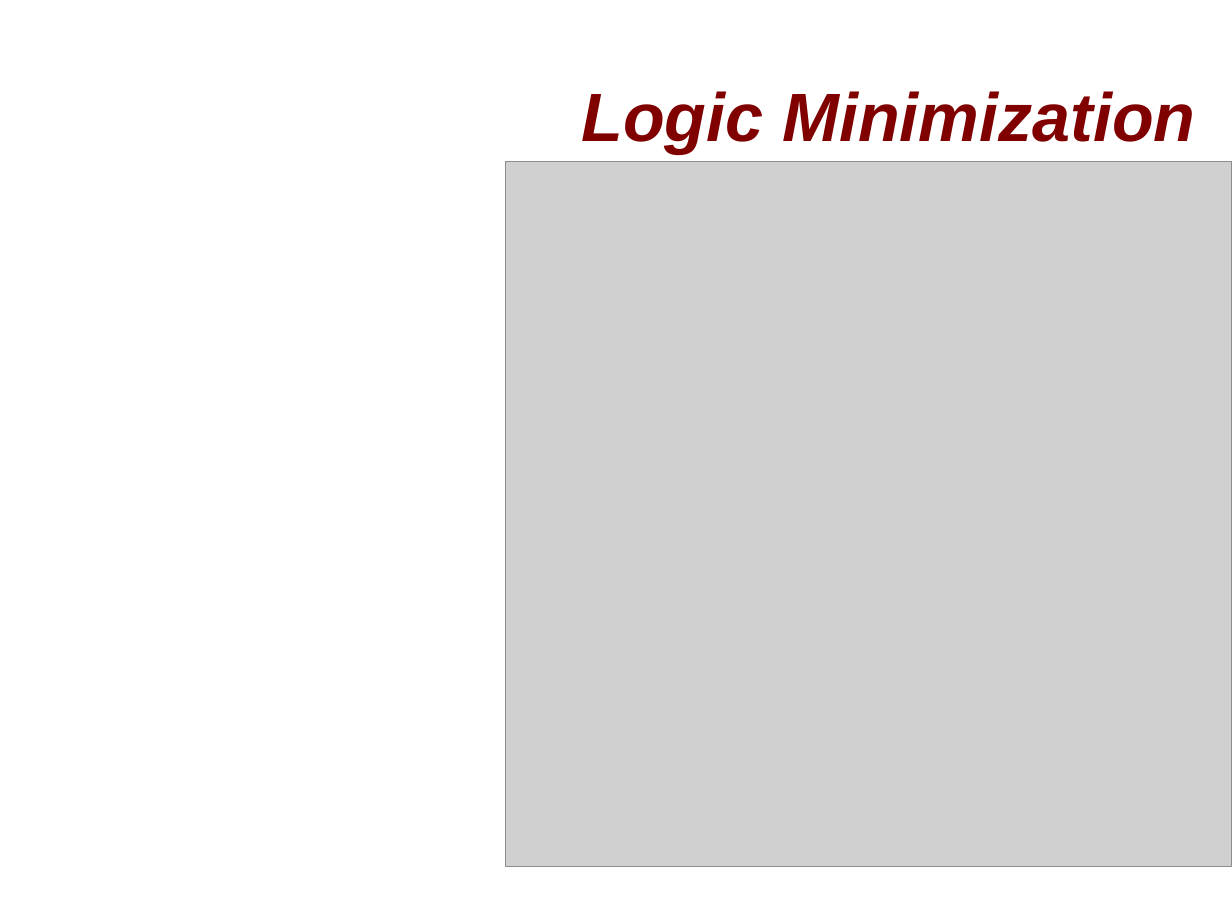
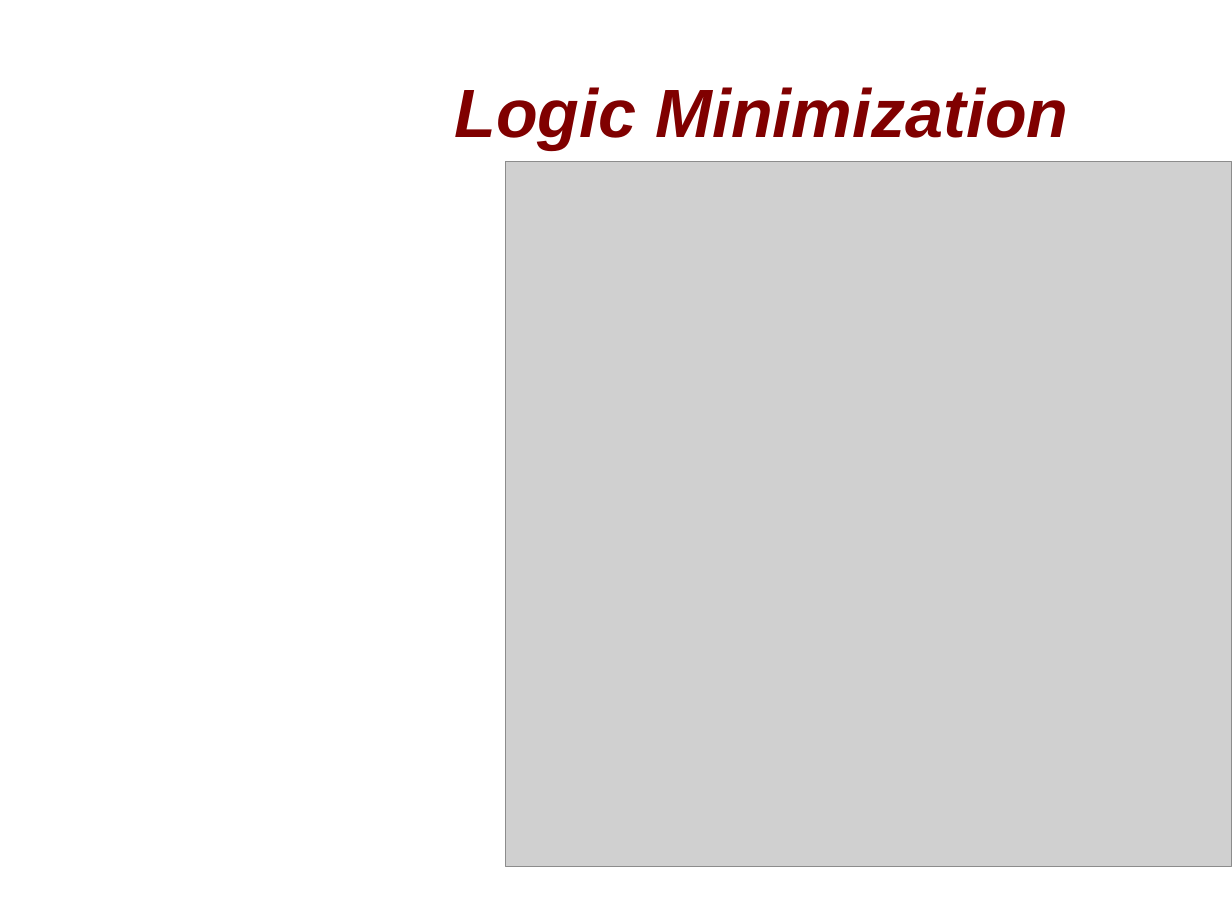
Before and after one commit to softwaresunday/Lexpress, a slide deck: slide 5 of doc/dcgs.odp. Drawn at 1232x924 pixels with LibreOffice and Linux fonts; fonts in the diff are those of the drawing; grey boxes stand for pictures; background and template pictures are left out. Boxes give left, top, right and bottom in pixels: in the first picture for what was removed or moved away, otherwise in the second. Text is boxed around its words. In the diff, an @@ line names an element or a change of style, - is before the commit and + after.

```diff
--- a/doc/dcgs.odp
+++ b/doc/dcgs.odp
@@ title "Logic Minimization" moved from (x1=582, y1=91, x2=1195, y2=153) to (x1=455, y1=87, x2=1068, y2=149) @@
```
Also in this commit, not shown: 4 other slides changed, 1 slide added, 1 other file.
